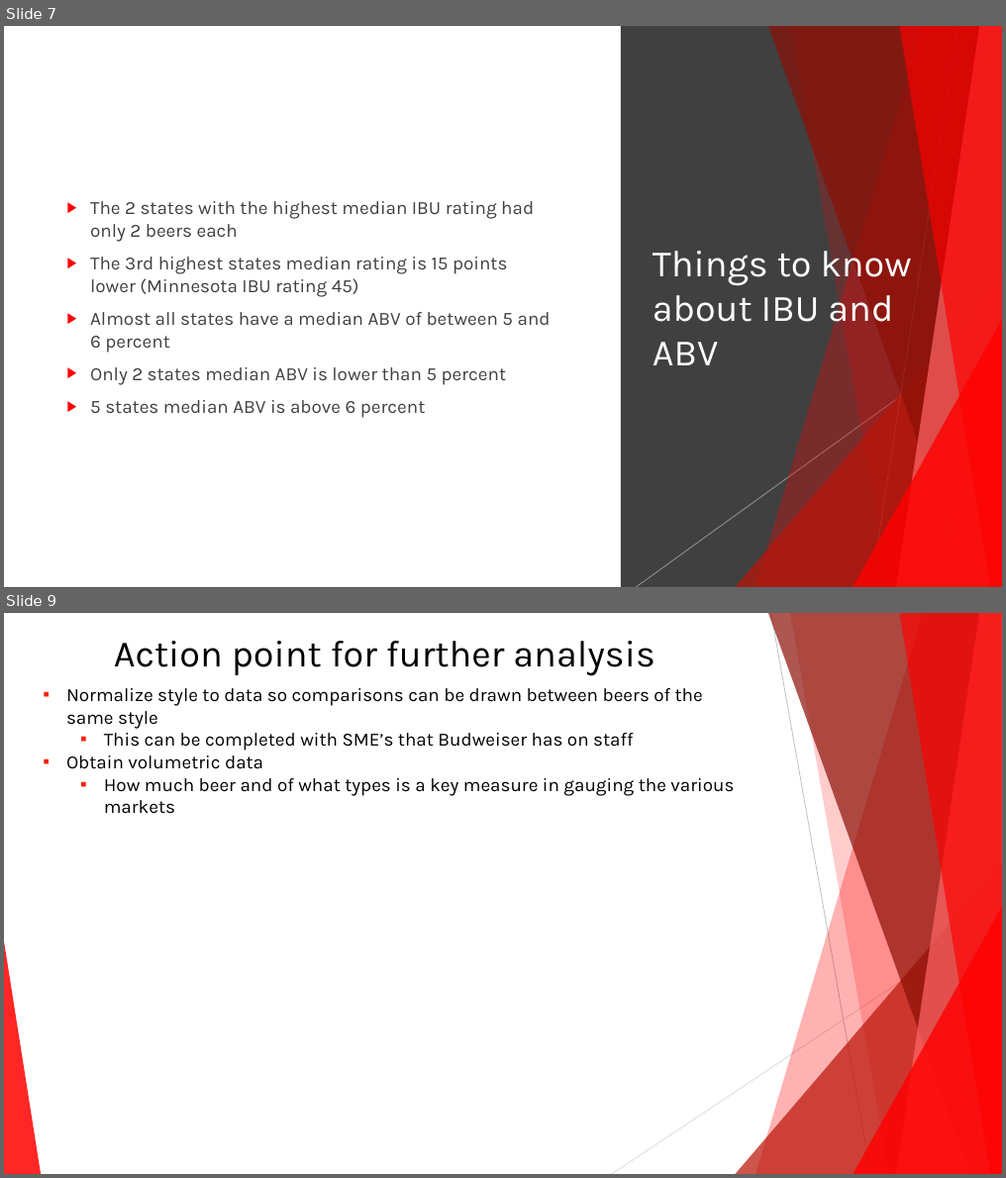
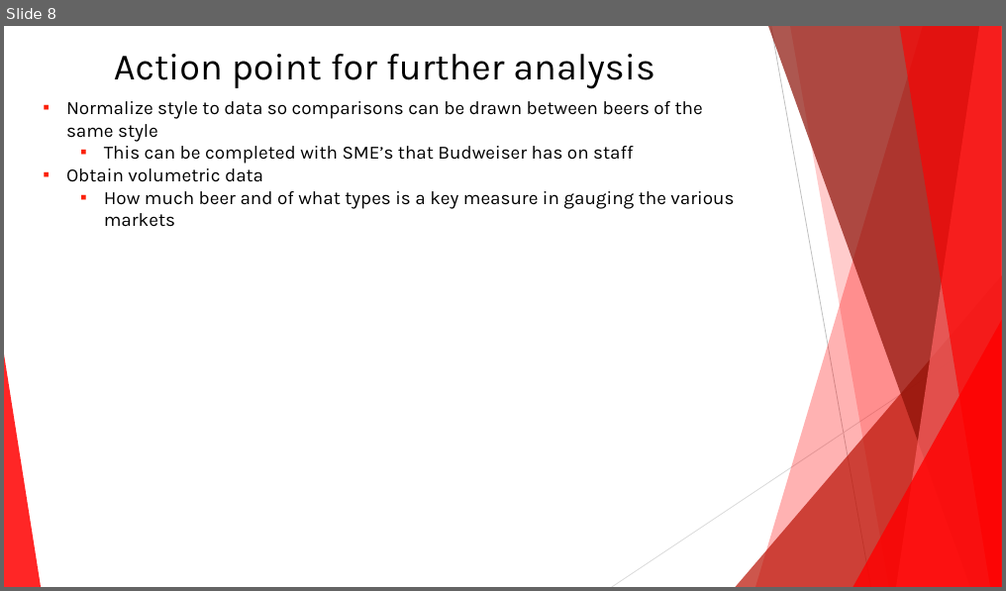
Before and after one commit to 7446Nguyen/6306_Project1, a slide deck: Budweiser C level presentation.pptx. Shown one above the other, each under a label of ours: slides 7 and 9 before the commit, slide 8 after it; the slides between them are not shown. The pictures are 1006x1178 and 1006x591 pixels, drawn with LibreOffice and Linux fonts; fonts in the diff are those of the drawing. Boxes give left, top, right and bottom in pixels: in the first picture for what was removed or moved away, otherwise in the second. Text is boxed around its words. In the diff, an @@ line names an element or a change of style, - is before the commit and + after.

```diff
--- a/Budweiser C level presentation.pptx
+++ b/Budweiser C level presentation.pptx
@@ slide 7 removed at box(4, 26, 1002, 587), background #FFFFFF; not listed: 8 template elements that a slide beside it also shows @@
@@ rectangle removed at box(4, 26, 1002, 587) @@
@@ rectangle removed at box(621, 26, 1002, 587) @@
@@ freeform shape removed at box(755, 26, 1002, 587) @@
@@ freeform shape removed at box(768, 26, 1002, 587) @@
@@ freeform shape removed at box(790, 26, 1002, 587) @@
@@ line removed from (957, 26) to (871, 587) @@
@@ freeform shape removed at box(896, 26, 1002, 587) @@
@@ freeform shape removed at box(899, 26, 1002, 587) @@
@@ text removed at box(90, 201, 550, 418) @@
-▶ The 2 states with the highest median IBU rating had only 2 beers each
-▶ The 3rd highest states median rating is 15 points lower (Minnesota IBU rating 45)
-▶ Almost all states have a median ABV of between 5 and 6 percent
-▶ Only 2 states median ABV is lower than 5 percent
-▶ 5 states median ABV is above 6 percent
@@ title removed at box(652, 242, 912, 366) @@
-Things to know about IBU and ABV
@@ triangle removed at box(736, 275, 1002, 587) @@
@@ triangle removed at box(853, 320, 1002, 587) @@
@@ line removed from (992, 331) to (636, 587) @@
@@ group removed at box(4, 26, 1002, 587): 5 freeform shapes, 3 triangles, 2 lines @@
@@ what was slide 9 is now slide 8 @@
```
Also in this commit, not shown: 6 slides changed, 1 slide added, 1 other slide removed.
